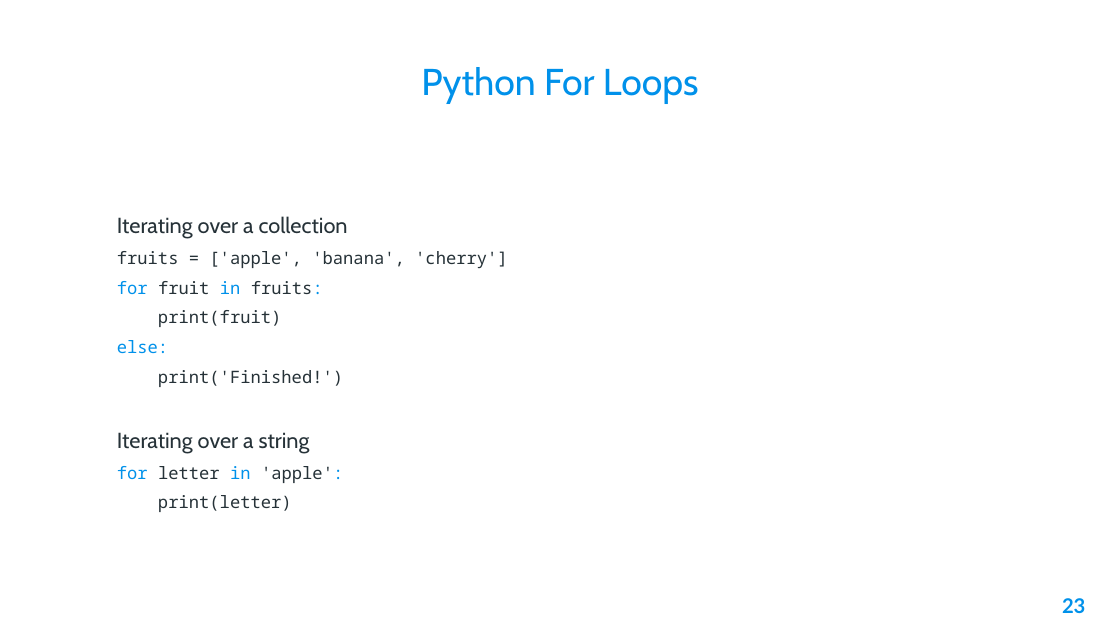
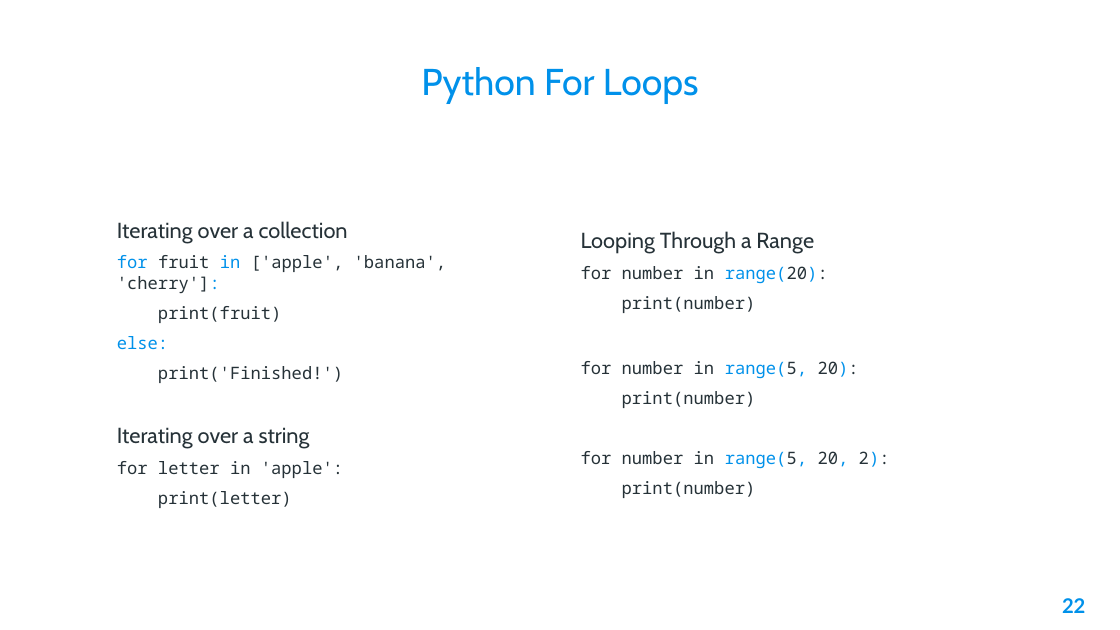
Before and after one commit to AleeRezaa/learn-python, a slide deck: slide 22 of Python.pptx (slide 23 before the commit). Drawn at 1120x630 pixels with LibreOffice and Linux fonts; fonts in the diff are those of the drawing; background and template pictures are left out. Boxes give left, top, right and bottom in pixels: in the first picture for what was removed or moved away, otherwise in the second. Text is boxed around its words. In the diff, an @@ line names an element or a change of style, - is before the commit and + after.

```diff
--- a/Python.pptx
+++ b/Python.pptx
@@ text added at (581,231,890,498), 11 pt, text #263238 @@
+Looping Through a Range
+for number in range(20):
+print(number)
+for number in range(5, 20):
+print(number)
+for number in range(5, 20, 2):
+print(number)
@@ text at (117,255,447,293): text changed @@
-fruits = ['apple', 'banana', 'cherry']
-for fruit in fruits:
+for fruit in ['apple', 'banana', 'cherry']:
@@ text at (117,461,343,478): text colour #0091EA to #263238 in "for in 'apple':" @@
@@ page number at (1062,598,1085,613): text changed @@
-23
+22
```
Also in this commit, not shown: 9 other slides changed, 1 slide added, 3 slides removed.
